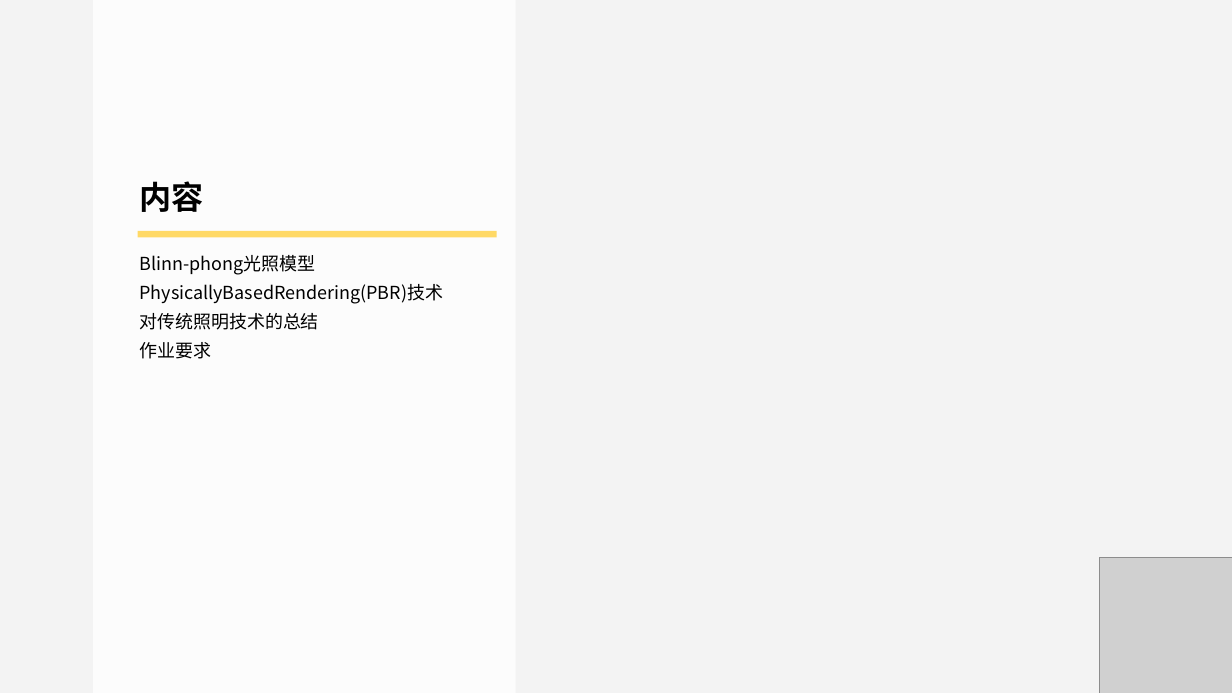
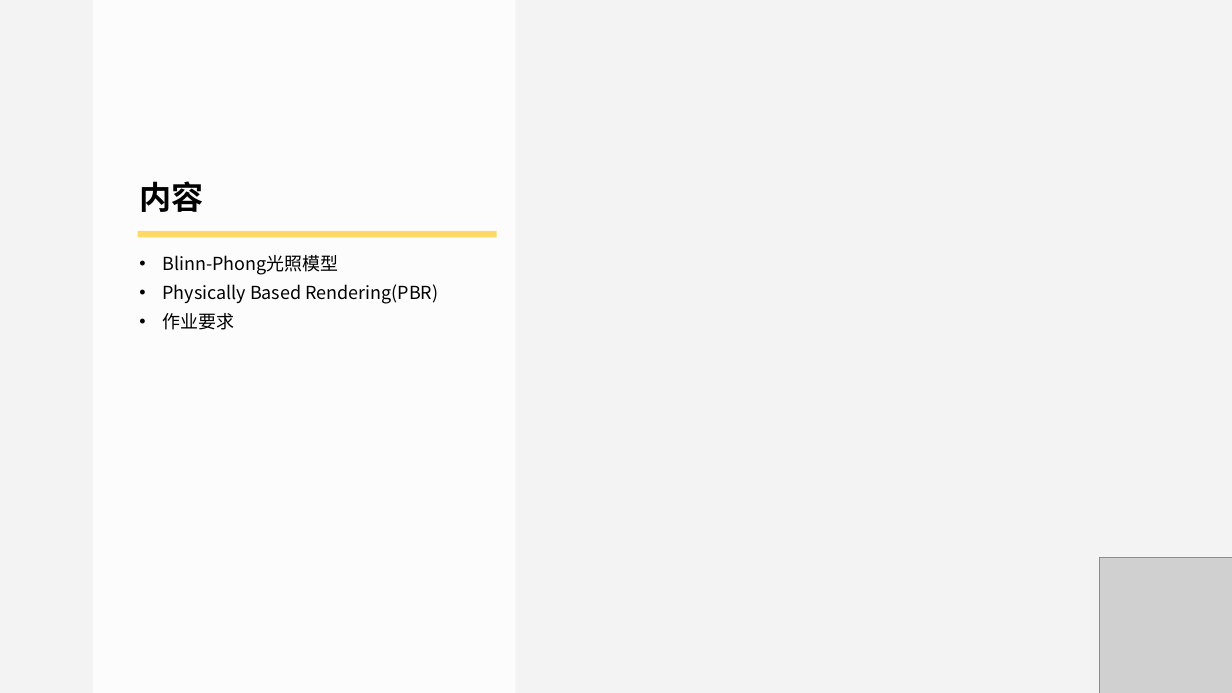
Before and after one commit to doomlover/KSGameEngineTutorials, a slide deck: slide 2 of PPTs/07.表面着色技术.pptx. Drawn at 1232x693 pixels with LibreOffice and Linux fonts; fonts in the diff are those of the drawing; grey boxes stand for pictures. Boxes give left, top, right and bottom in pixels: in the first picture for what was removed or moved away, otherwise in the second. Text is boxed around its words. In the diff, an @@ line names an element or a change of style, - is before the commit and + after.

Commit message:
update 07

```diff
--- a/PPTs/07.表面着色技术.pptx
+++ b/PPTs/07.表面着色技术.pptx
@@ text at [163, 255, 439, 304]: text changed @@
-Blinn-phong光照模型
-PhysicallyBasedRendering(PBR)技术
-对传统照明技术的总结
+• Blinn-Phong光照模型
+• Physically Based Rendering(PBR)
@@ text at [163, 313, 235, 330]: bullet none to • @@
```
Also in this commit, not shown: 7 other slides changed, 5 slides added, 1 slide removed.
